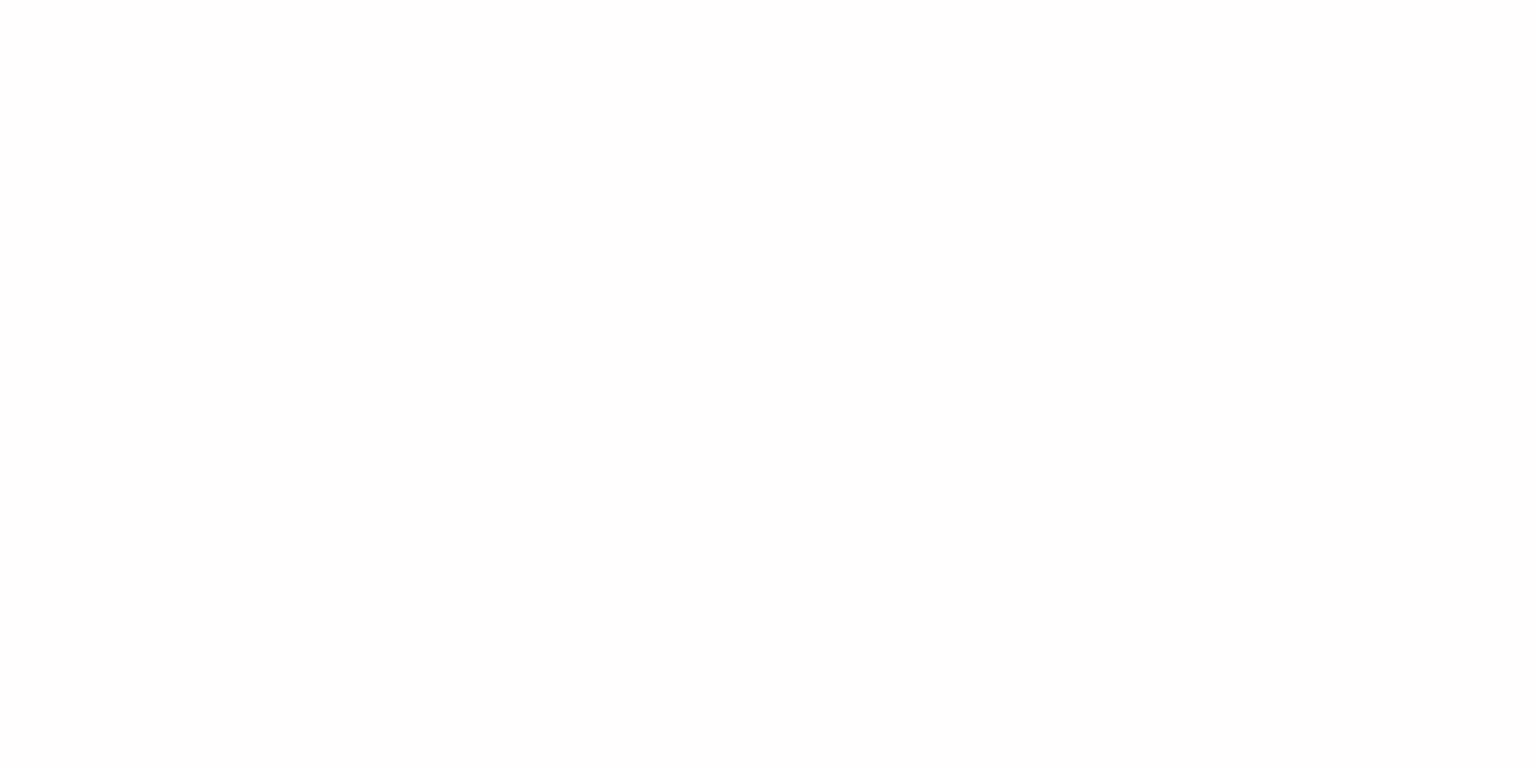
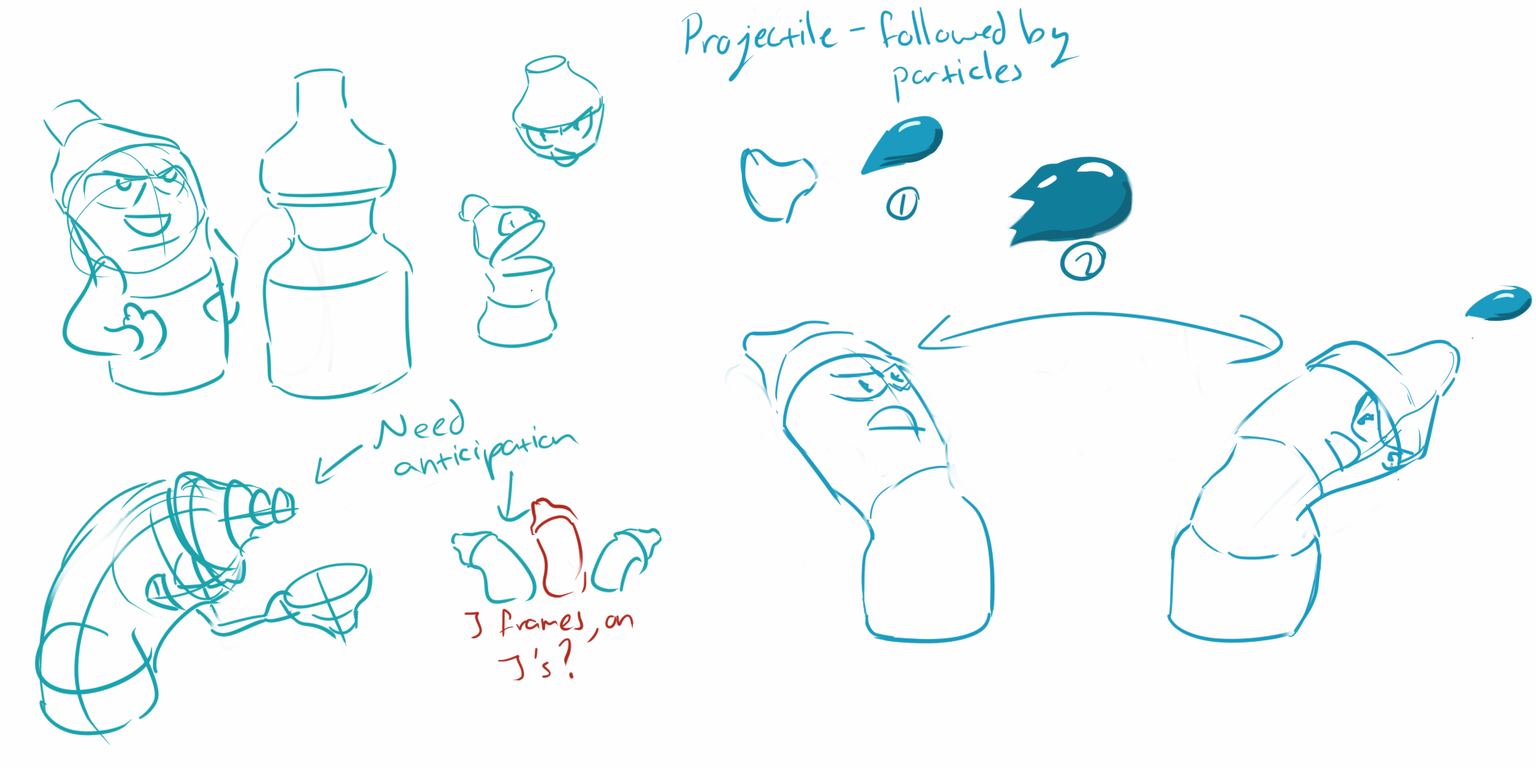
Two versions of the same layered image (1536×768). Layer-by-layer changes:
showed group "LO" (3 layers), opacity 10% → 100% over [34, 6, 1533, 746]
showed "Player LO", painted on it over [34, 6, 1533, 746]
